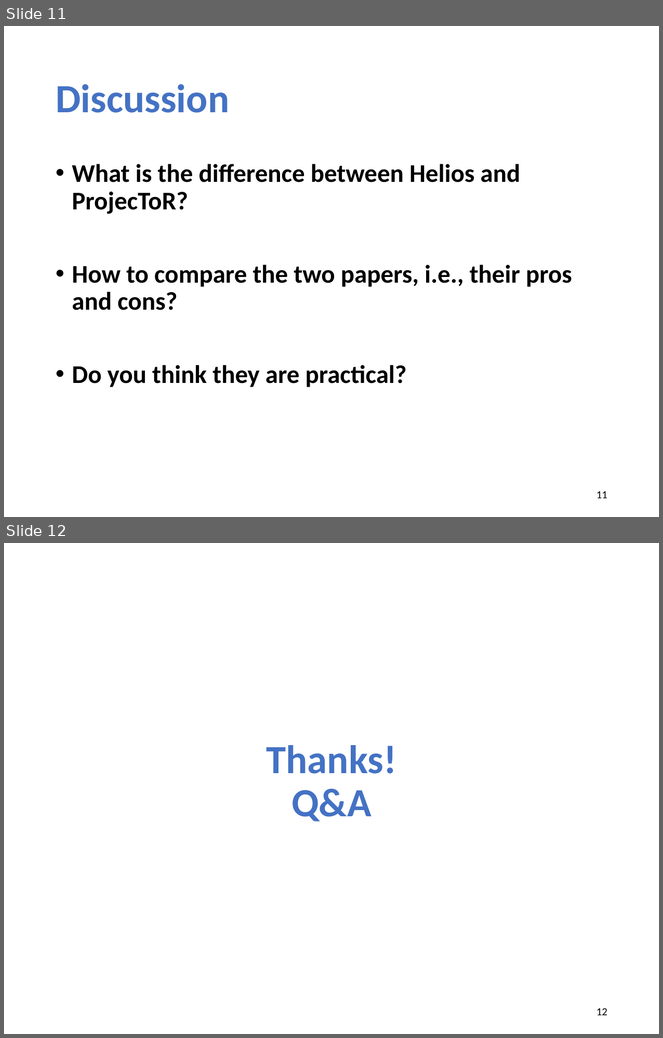
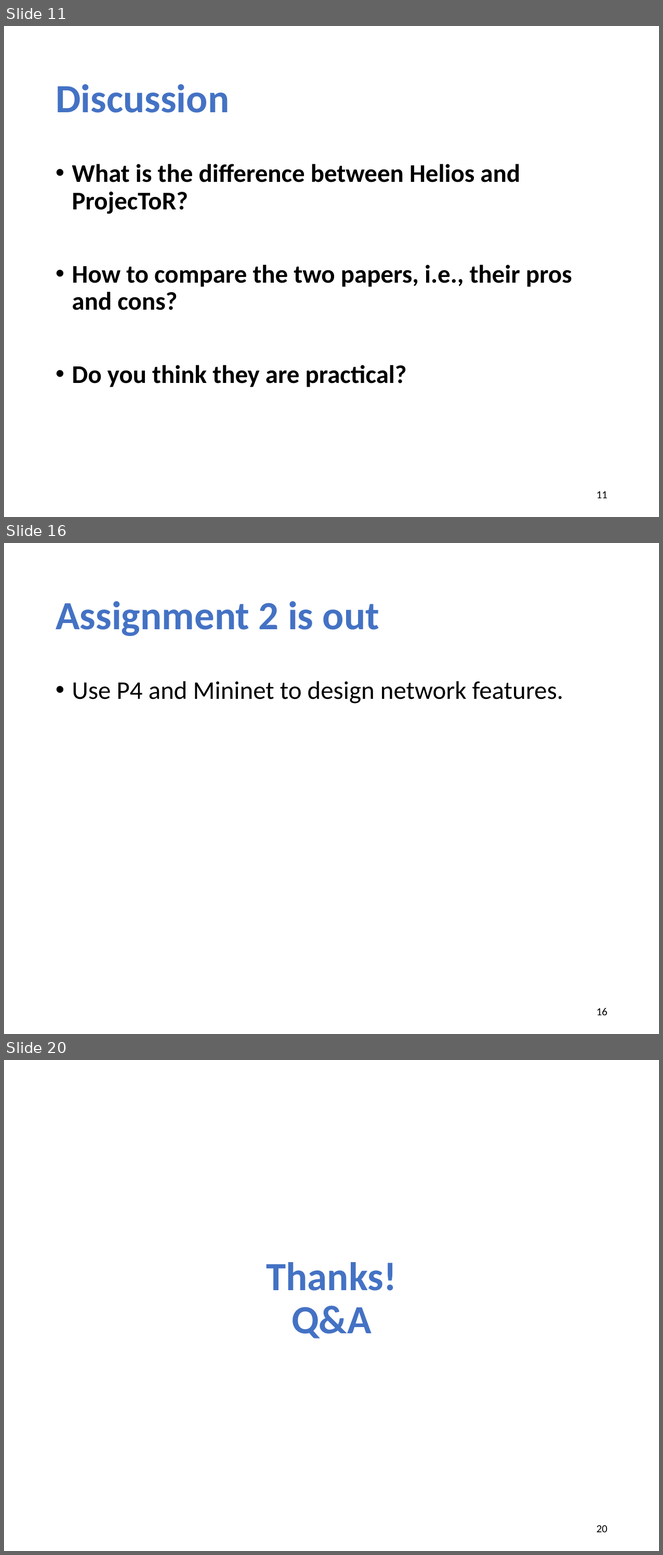
Before and after one commit to xinjin/course-adv-net, a slide deck: slides/lec06_datacenter.pptx. Shown one above the other, each under a label of ours: slides 11 and 12 before the commit, slides 11, 16 and 20 after it; the slides between them are not shown. The pictures are 663x1038 and 663x1555 pixels, drawn with LibreOffice and Linux fonts; fonts in the diff are those of the drawing. Boxes give left, top, right and bottom in pixels: in the first picture for what was removed or moved away, otherwise in the second. Text is boxed around its words. In the diff, an @@ line names an element or a change of style, - is before the commit and + after.

```diff
--- a/slides/lec06_datacenter.pptx
+++ b/slides/lec06_datacenter.pptx
@@ slide 16 added at box(4, 543, 659, 1034), background #FFFFFF @@
@@ title added at box(55, 601, 379, 636), 44 pt, text #4472C4, bold @@
+Assignment 2 is out
@@ text added at box(72, 681, 564, 704), 28 pt, text #000000 @@
+• Use P4 and Mininet to design network features.
@@ page number added at box(597, 1008, 608, 1016), 12 pt, text #000000 @@
+16
@@ what was slide 12 is now slide 20 @@
@@ page number at box(597, 1525, 608, 1533): text changed @@
-12
+20
```
Also in this commit, not shown: 1 slide changed, 7 other slides added, 2 other files.
